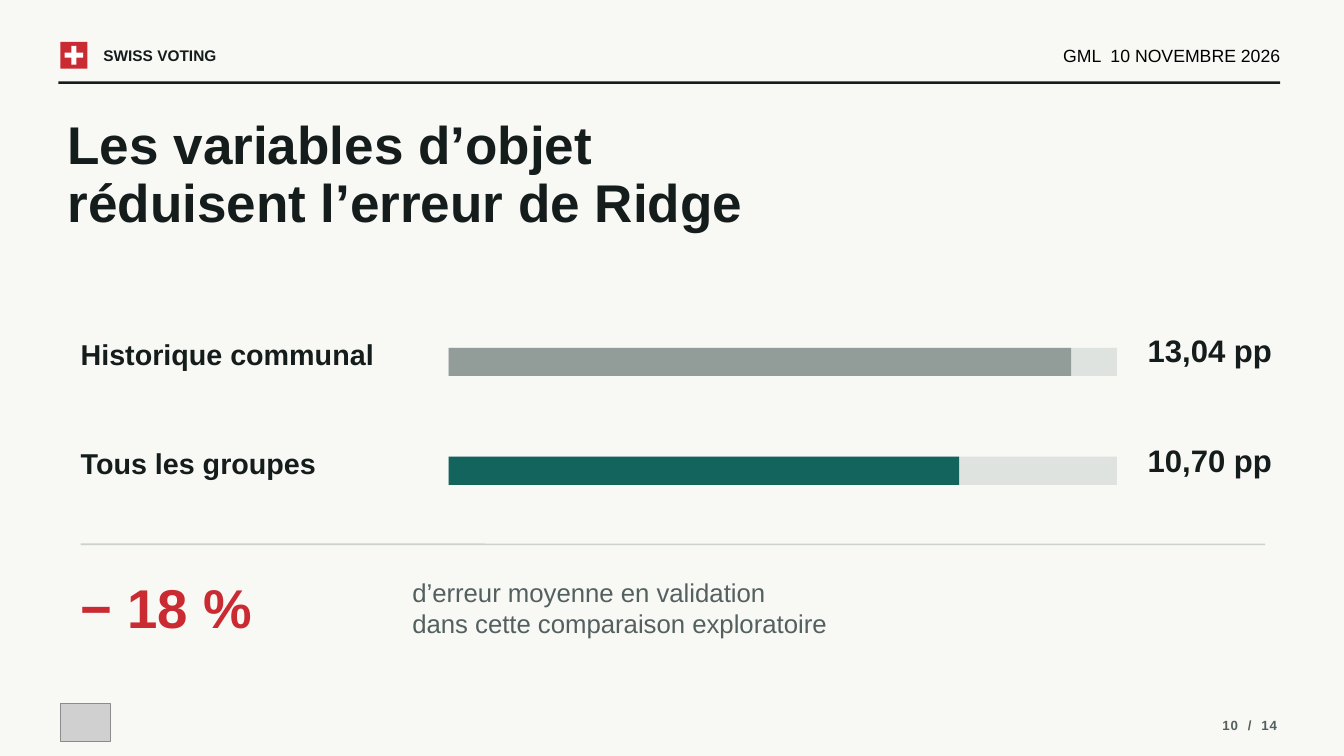
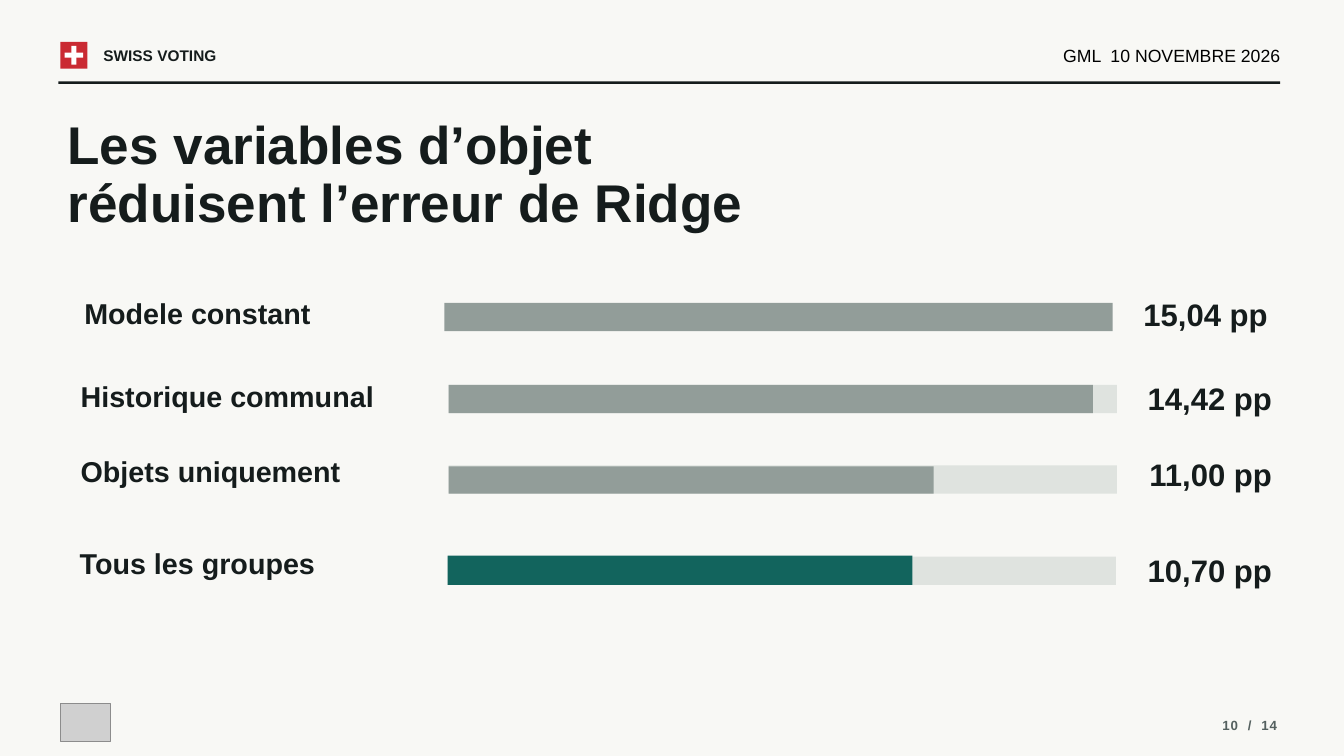
Before and after one commit to VictorGTheCoder/GML-Swiss-Voting, a slide deck: slide 10 of presentation/GML_Presentation.pptx. Drawn at 1344x756 pixels with LibreOffice and Linux fonts; fonts in the diff are those of the drawing; grey boxes stand for pictures. Boxes give left, top, right and bottom in pixels: in the first picture for what was removed or moved away, otherwise in the second. Text is boxed around its words. In the diff, an @@ line names an element or a change of style, - is before the commit and + after.

Commit message:
docs: update PowerPoint presentation

```diff
--- a/presentation/GML_Presentation.pptx
+++ b/presentation/GML_Presentation.pptx
@@ text added at (84,303,310,325), 20.5 pt, text #151C1C, bold @@
+Modele constant
@@ rectangle added at (445,302,1113,331), fill #929D99 @@
@@ text added at (1143,304,1268,333), 22.2 pt, text #151C1C, bold @@
+15,04 pp
@@ text "Historique communal": place and size @@
-text "Historique communal" at (81,344,373,370)
+text "Historique communal" at (81,386,373,413)
@@ rectangle: place and size @@
-rectangle at (449,348,1117,376)
+rectangle at (449,385,1117,413)
@@ rectangle: place and size @@
-rectangle at (449,348,1072,376)
+rectangle at (449,385,1093,413)
@@ text at (1148,388,1272,416): text changed @@
-13,04 pp
+14,42 pp
@@ text added at (81,461,340,488), 20.5 pt, text #151C1C, bold @@
+Objets uniquement
@@ rectangle added at (449,466,1117,494), fill #DFE3DF @@
@@ rectangle added at (449,467,934,494), fill #929D99 @@
@@ text added at (1149,464,1272,492), 22.2 pt, text #151C1C, bold @@
+11,00 pp
@@ text "Tous les groupes": place and size @@
-text "Tous les groupes" at (81,453,316,479)
+text "Tous les groupes" at (80,553,315,579)
@@ line removed from (81, 544) to (1265, 544) @@
@@ rectangle: place and size @@
-rectangle at (449,457,1117,485)
+rectangle at (448,557,1116,585)
@@ rectangle: place and size @@
-rectangle at (449,457,960,485)
+rectangle at (448,556,912,585)
@@ text "10,70 pp": place and size @@
-text "10,70 pp" at (1148,450,1272,478)
+text "10,70 pp" at (1148,560,1272,588)
@@ text removed at (128,590,189,629) @@
-− 18 %
@@ text removed at (412,583,826,639) @@
-d’erreur moyenne en validation
-dans cette comparaison exploratoire
```
